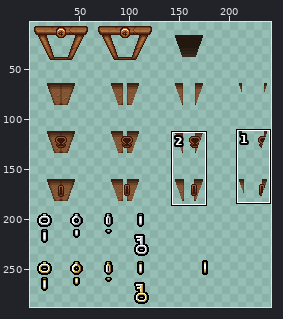
Sprite sheet: resources/gfx/grid/00_rd_shopdoor.png. Above: a wide view before the commit, with the close-up outlined.
Close-up. First the earlier version:
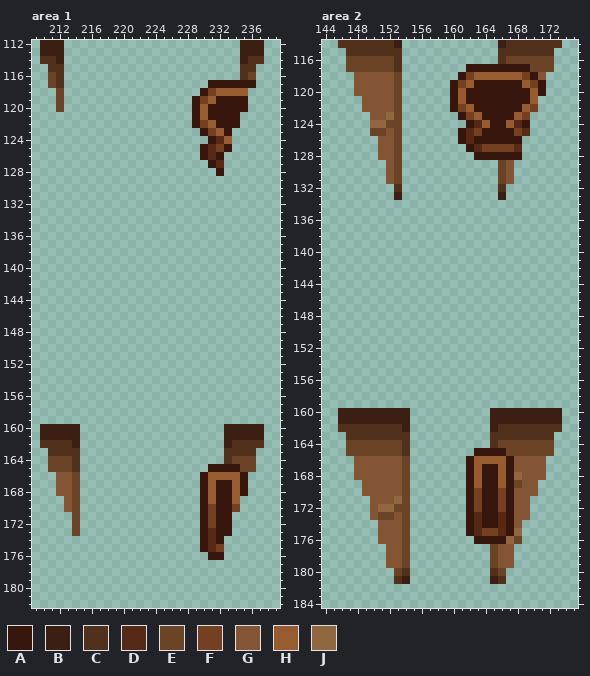
The file is 256x288 pixels. Shown: area 1: x 209..239, y 112..182; area 2: x 144..175, y 114..184. The wide view leaves out empty margins. The commit also changed other parts of the picture, which this record leaves out.
Palette (. is transparent): A #36160d  B #3c1f13  C #51311b  D #572917  E #6b4327  F #753f22  G #835534  H #975d31  J #906740
Once edited:
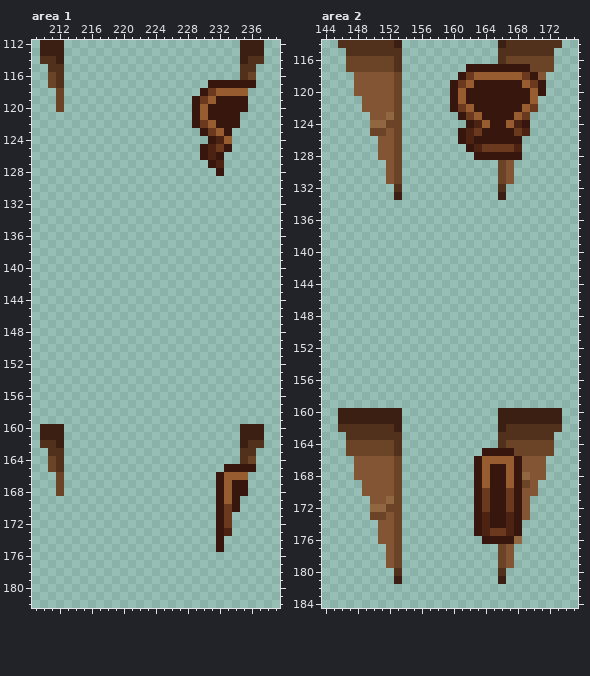
The edit:
colour D: #572917 -> #4c2313
colour F: #753f22 -> #6a391e
Area 1:
y 160..161: x 213..214 BB -> ..; x 233..234 BB -> ..
y 162: x 212..214 CCB -> B..; x 233..235 BCC -> ..B
y 163: x 213..214 CC -> ..; x 233..234 CC -> ..
y 164: x 212..214 EEC -> C..; x 233..235 CEE -> ..C
y 165: x 212..214 EEC -> C..; x 231..232 AA -> ..; x 235..236 EE -> AA
y 166: x 212..214 GGE -> E..; x 230..232 AHH -> ..A; x 235 A -> H
y 167..168: x 212..214 GGE -> E..; x 230..231 AH -> ..; x 233..234 AH -> HA
y 169: x 213..214 GE -> ..; x 230..231 AH -> ..; x 233..234 AH -> HA
y 170: x 213..214 GE -> ..; x 230..231 AF -> ..; x 233..234 AF -> FA
y 171..172: x 214 E -> .; x 230..231 AF -> ..; x 233 A -> F
y 173: x 214 E -> .; x 230..231 AD -> ..; x 233 A -> D
y 174: x 230..231 AD -> ..
y 175: x 230..232 ADF -> ..A
y 176: x 231..232 AA -> ..
Area 2:
y 160..161: x 154 B -> .; x 165 B -> .
y 162: x 153..154 CB -> B.; x 165..166 BC -> .B
y 163: x 154 C -> .; x 165 C -> .
y 164: x 153..154 EC -> C.; x 165..166 CE -> .C
y 165: x 153..154 EC -> C.; x 163 A -> .; x 167 E -> A
y 166: x 153..154 GE -> E.; x 162..163 AH -> .A; x 167..168 AG -> HA
y 167: x 153..154 GE -> E.; x 162..164 AHA -> .AH; x 166..168 HAG -> AHA
y 168: x 153..154 GE -> E.; x 162..164 AHA -> .AH; x 166..169 HAJG -> AHAJ
y 169: x 153..154 GE -> E.; x 162..164 AHA -> .AH; x 166..169 HAEG -> AHAE
y 170: x 153..154 GE -> E.; x 162..164 AFA -> .AF; x 166..168 FAG -> AFA
y 171: x 152..154 GJE -> JE.; x 162..164 AFA -> .AF; x 166..168 FAG -> AFA
y 172: x 150 G -> J; x 152 J -> E; x 154 E -> .; x 162..164 AFA -> .AF; x 166..168 FAG -> AFA
y 173: x 150 G -> E; x 152..154 EGE -> GE.; x 162..164 ADA -> .AD; x 166..168 DAG -> ADA
y 174: x 153..154 GE -> E.; x 162..164 ADA -> .AD; x 166..168 DAG -> ADA
y 175: x 153..154 GE -> E.; x 162..164 ADF -> .AD; x 166..168 DAJ -> FDA
y 176: x 153..154 GE -> E.; x 163 A -> .; x 167..168 JE -> AJ
y 177..179: x 153..154 GE -> E.; x 165..166 EG -> .E
y 180: x 153..154 EC -> C.; x 165..166 CE -> .C
y 181: x 153..154 CB -> B.; x 165..166 BC -> .B
